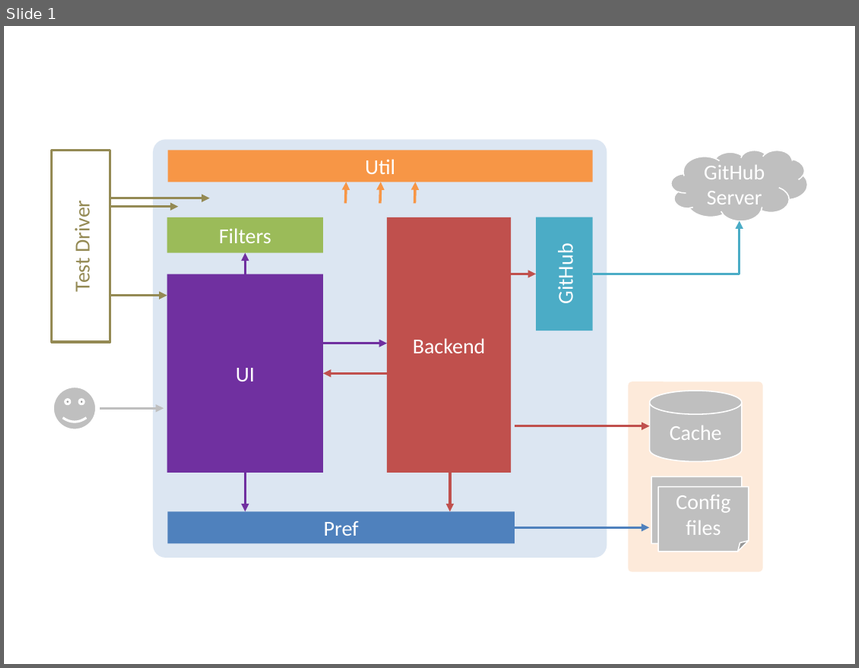
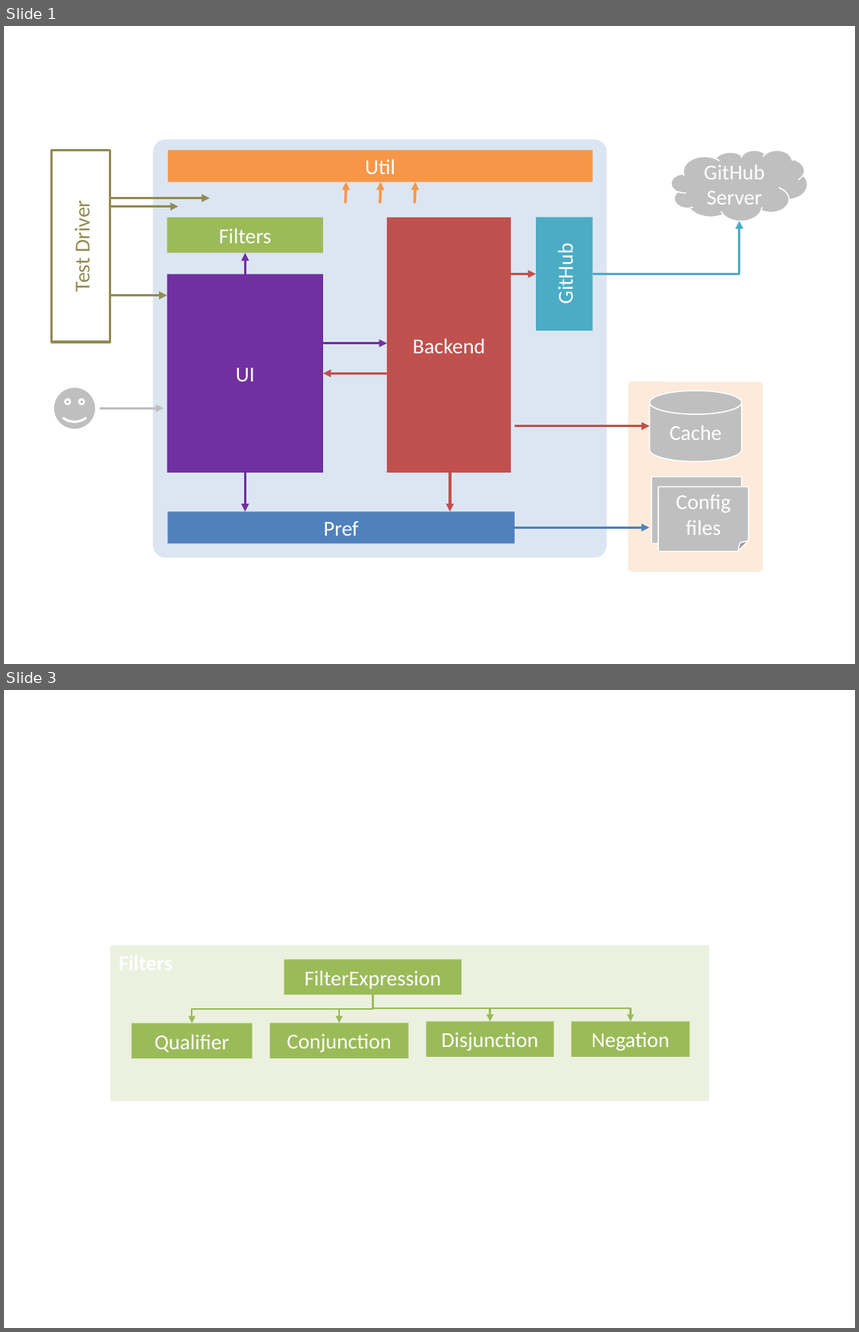
Before and after one commit to HubTurbo/HubTurbo, a slide deck: docs/images/design/design.pptx. Shown one above the other, each under a label of ours: slide 1 before the commit, slides 1 and 3 after it; the slides between them are not shown. The pictures are 859x668 and 859x1332 pixels, drawn with LibreOffice and Linux fonts; fonts in the diff are those of the drawing. Boxes give left, top, right and bottom in pixels: in the first picture for what was removed or moved away, otherwise in the second. Text is boxed around its words. In the diff, an @@ line names an element or a change of style, - is before the commit and + after.

```diff
--- a/docs/images/design/design.pptx
+++ b/docs/images/design/design.pptx
@@ slide 3 added at (4, 690, 855, 1328), background #FFFFFF @@
@@ rectangle added at (110, 945, 709, 1101), fill #EBF1DE @@
@@ rectangle added at (284, 960, 462, 996), fill #9BBB59, 18 pt, text #FFFFFF @@
+FilterExpression
@@ elbow arrow added from (373, 995) to (192, 1024), #9BBB59 1.5 pt @@
@@ elbow arrow added from (373, 995) to (339, 1023), #9BBB59 1.5 pt @@
@@ elbow arrow added from (373, 995) to (490, 1022), #9BBB59 1.5 pt @@
@@ elbow arrow added from (373, 995) to (630, 1022), #9BBB59 1.5 pt @@
@@ rectangle added at (132, 1024, 253, 1059), fill #9BBB59, 18 pt, text #FFFFFF @@
+Qualifier
@@ rectangle added at (269, 1023, 408, 1059), fill #9BBB59, 18 pt, text #FFFFFF @@
+Conjunction
@@ rectangle added at (427, 1022, 554, 1058), fill #9BBB59, 18 pt, text #FFFFFF @@
+Disjunction
@@ rectangle added at (572, 1022, 690, 1058), fill #9BBB59, 18 pt, text #FFFFFF @@
+Negation
```
Also in this commit, not shown: 2 other slides added, 7 other files.
